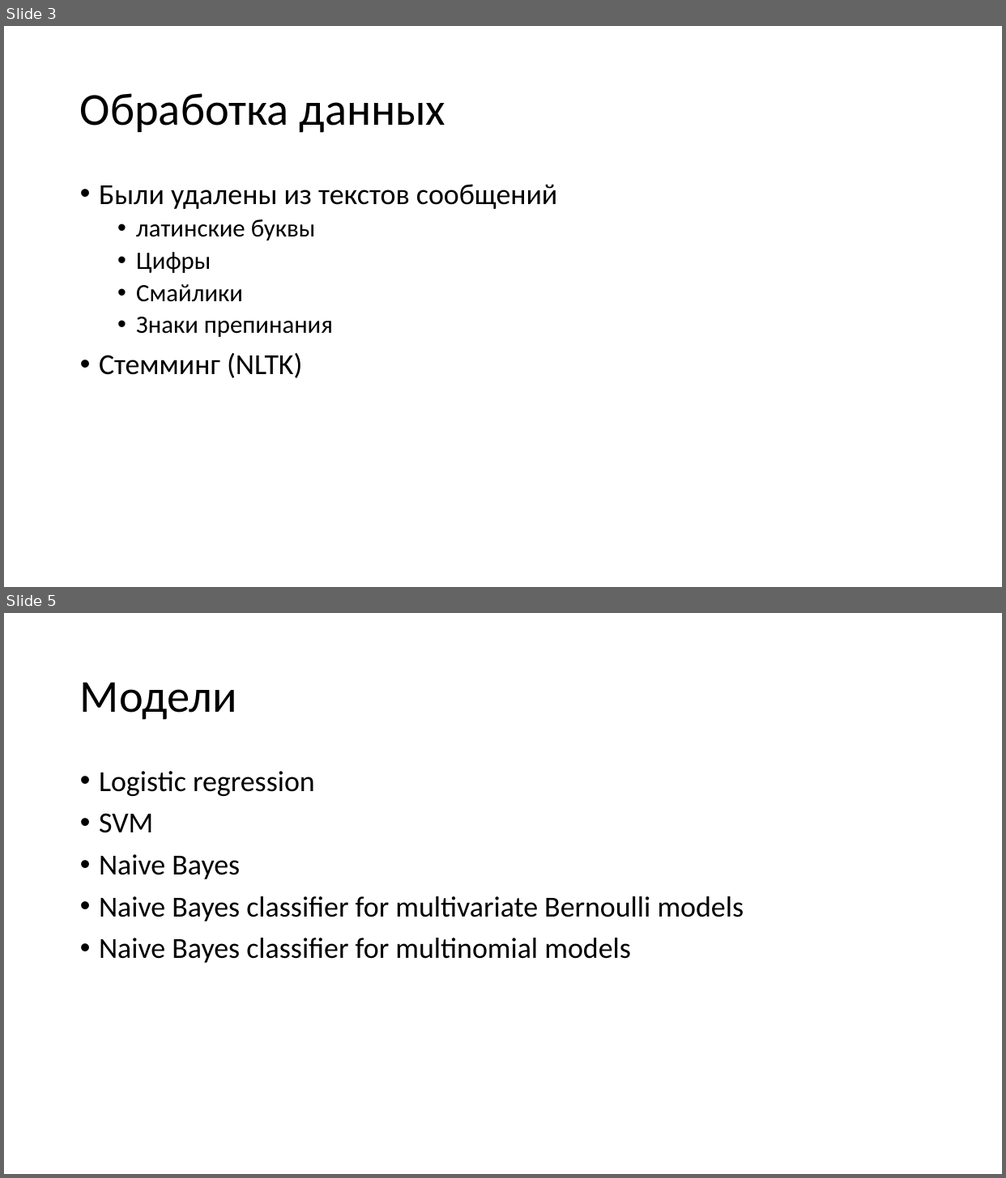
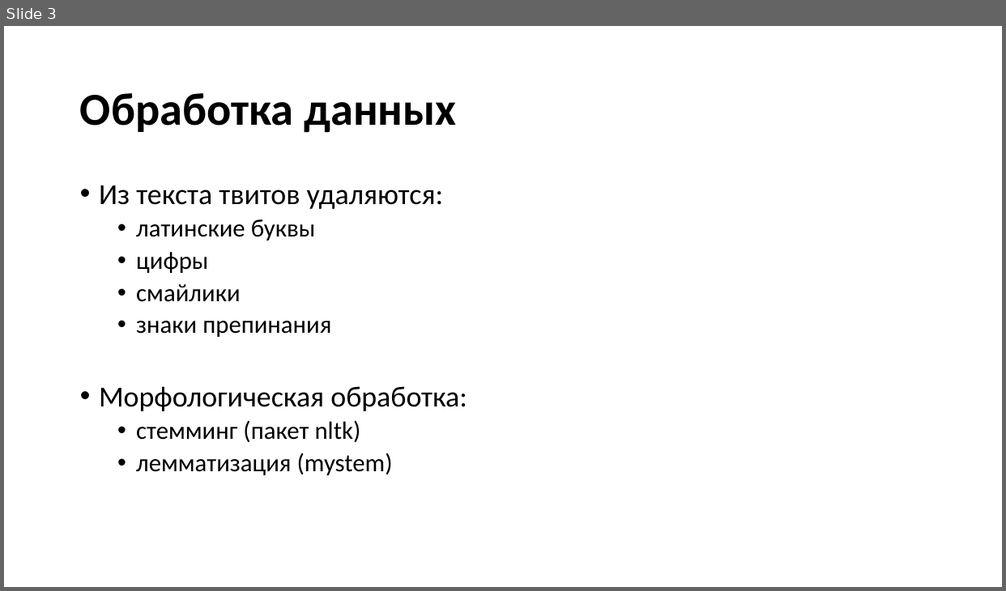
Before and after one commit to LoskutovAnton/Tweets-Sentiment-Analysis, a slide deck: twiton.pptx. Shown one above the other, each under a label of ours: slides 3 and 5 before the commit, slide 3 after it; the slides between them are not shown. The pictures are 1006x1178 and 1006x591 pixels, drawn with LibreOffice and Linux fonts; fonts in the diff are those of the drawing; background and template pictures are left out. Boxes give left, top, right and bottom in pixels: in the first picture for what was removed or moved away, otherwise in the second. Text is boxed around its words. In the diff, an @@ line names an element or a change of style, - is before the commit and + after.

```diff
--- a/twiton.pptx
+++ b/twiton.pptx
@@ slide 5 removed at box(4, 613, 1002, 1174), background #FFFFFF @@
@@ title removed at box(80, 682, 237, 720) @@
-Модели
@@ text removed at box(99, 771, 744, 963) @@
-• Logistic regression
-• SVM
-• Naive Bayes
-• Naive Bayes classifier for multivariate Bernoulli models
-• Naive Bayes classifier for multinomial models
@@ slide 3 changed as well @@
@@ title "Обработка данных" at box(80, 93, 456, 132): bold on @@
@@ text at box(99, 186, 443, 209): text changed @@
-• Были удалены из текстов сообщений
+• Из текста твитов удаляются:
@@ text at box(99, 252, 467, 476): text changed @@
-  • Цифры
-  • Смайлики
-  • Знаки препинания
-• Стемминг (NLTK)
+  • цифры
+  • смайлики
+  • знаки препинания
+• Морфологическая обработка:
+  • стемминг (пакет nltk)
+  • лемматизация (mystem)
```
Also in this commit, not shown: 6 other slides changed, 8 slides added, 5 other slides removed, 1 other file.
